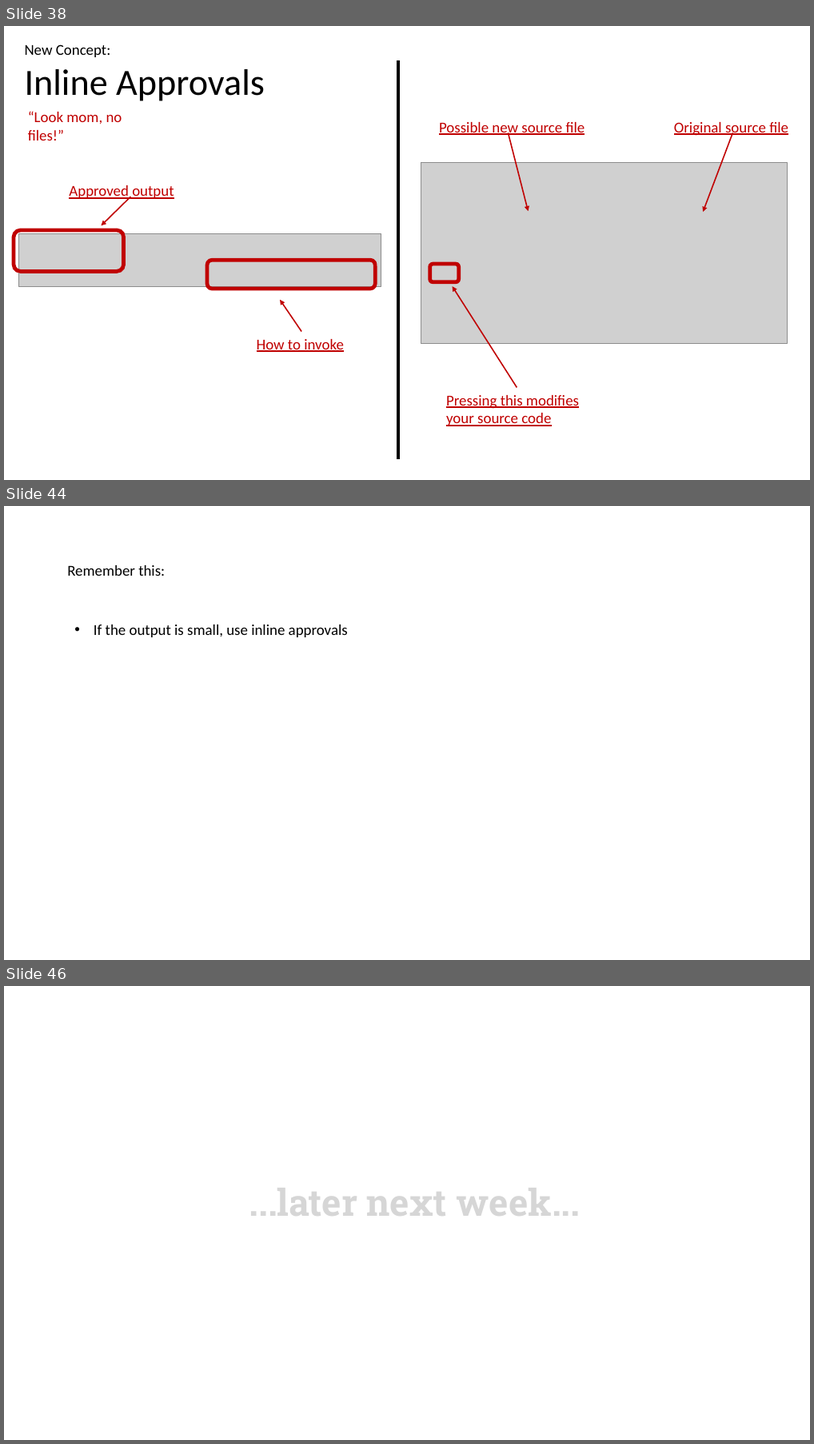
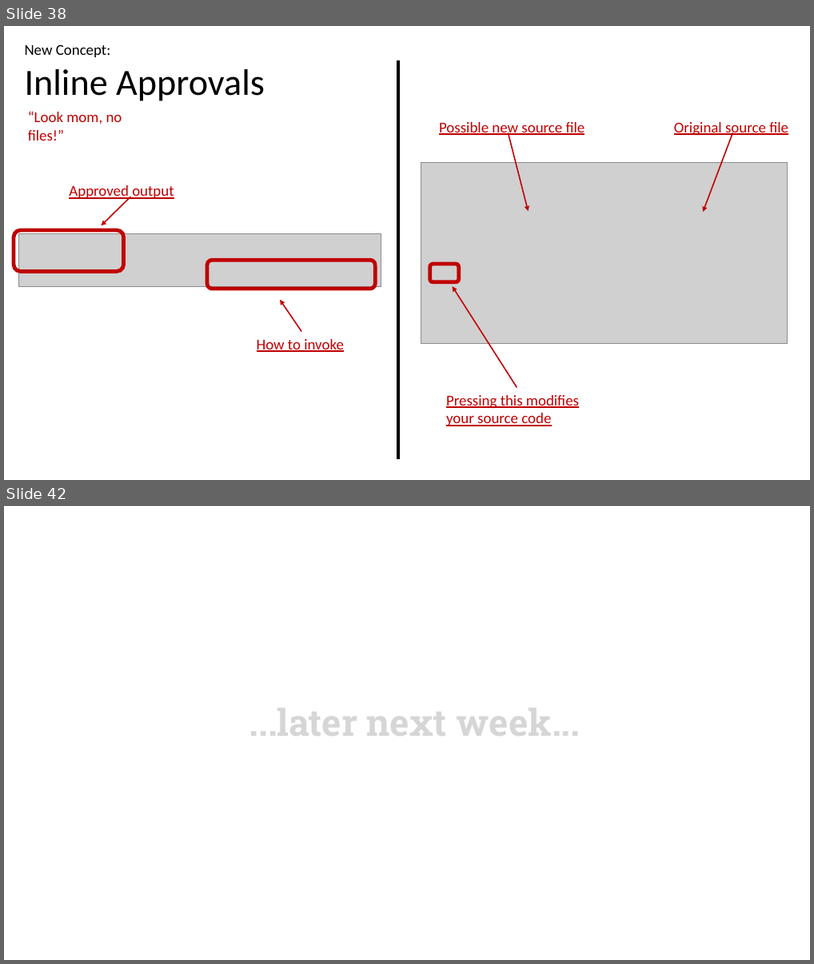
Before and after one commit to LearnWithLlew/TestingBetterWithApprovals.Slides, a slide deck: slides/Testing Better with Approvals.pptx. Shown one above the other, each under a label of ours: slides 38, 44 and 46 before the commit, slides 38 and 42 after it; the slides between them are not shown. The pictures are 814x1444 and 814x964 pixels, drawn with LibreOffice and Linux fonts; fonts in the diff are those of the drawing; grey boxes stand for pictures; background and template pictures are left out. Boxes give left, top, right and bottom in pixels: in the first picture for what was removed or moved away, otherwise in the second. Text is boxed around its words. In the diff, an @@ line names an element or a change of style, - is before the commit and + after.

```diff
--- a/slides/Testing Better with Approvals.pptx
+++ b/slides/Testing Better with Approvals.pptx
@@ slide 44 removed at (x1=4, y1=506, x2=810, y2=960), background #FFFFFF @@
@@ text removed at (x1=67, y1=565, x2=165, y2=576) @@
-Remember this:
@@ text removed at (x1=94, y1=624, x2=348, y2=637) @@
-• If the output is small, use inline approvals
@@ what was slide 46 is now slide 42 @@
```
Also in this commit, not shown: 3 slides changed, 1 slide added, 4 other slides removed.
